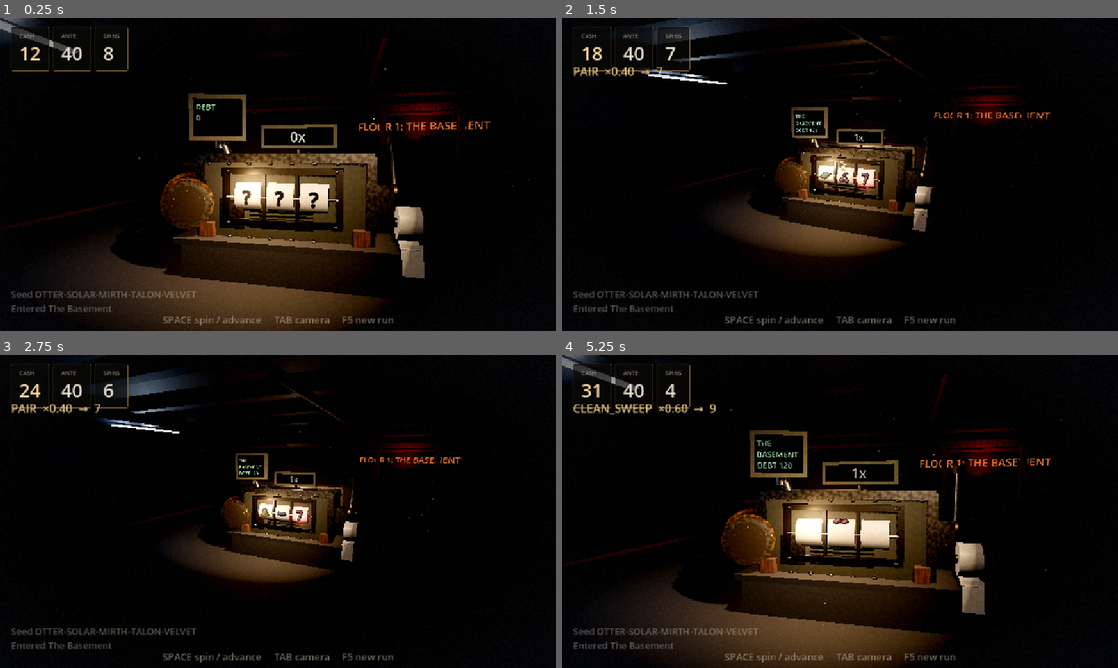
Above: before the commit, frames 1-4 (two rows, left to right).
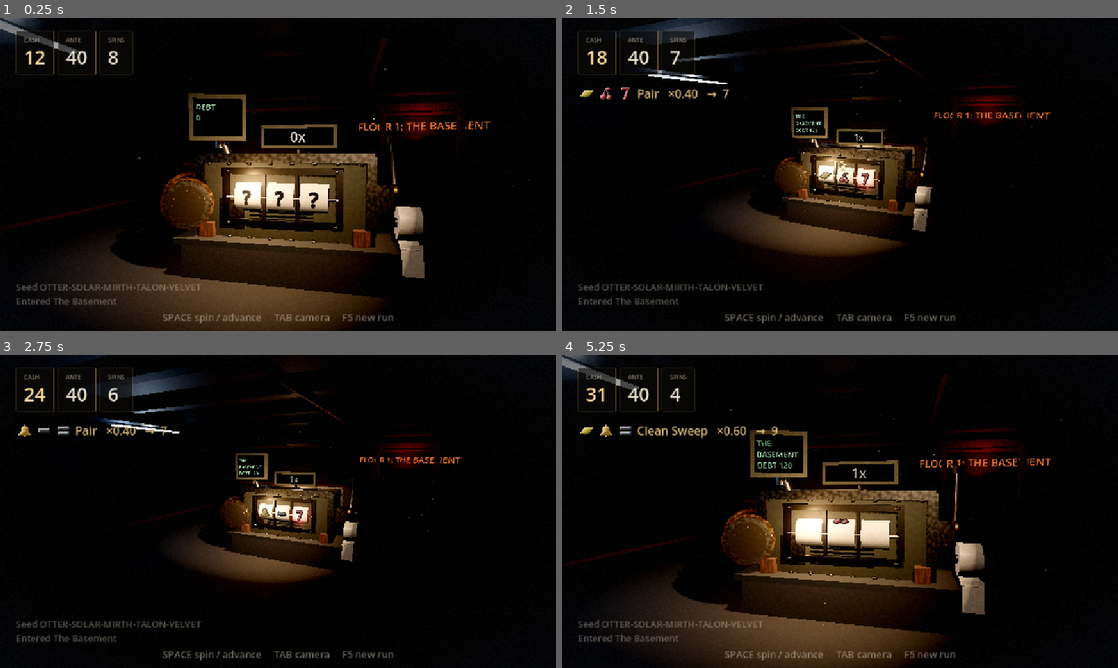
Above: after the commit, the same moments.

Repository: 11wallial/mum-birthday-weekend
Game: Godot game, scene res://scenes/3d/casino_room.tscn
Same seed, same stepped clock (60 frames per second), same inputs: the game is played once before the commit and once after it.
Inputs (mouse positions are in pixels of both pictures, inside the frame that each line leads up to):
- Up to frame 1 (0.25 s): no input
- Up to frame 2 (1.5 s): tap Enter (bb_confirm) at 0.5 s; move the mouse to (962, 158) at 0.52 s; hold Space (bb_advance) 0.53-1.28 s; click (962, 158) at 0.67 s; move the mouse to (728, 190) at 1.27 s; tap Tab (bb_camera) at 1.35 s; click (728, 190) at 1.42 s
- Up to frame 3 (2.75 s): move the mouse to (333, 442) at 2.02 s; hold Enter (bb_confirm) from 2.03 s (still down); click (333, 442) at 2.17 s
- Up to frame 4 (5.25 s): move the mouse to (812, 574) at 2.77 s; release Enter (bb_confirm) at 2.78 s; tap Space (bb_advance) at 2.85 s; click (812, 574) at 2.92 s; move the mouse to (1006, 558) at 3.52 s; hold Tab (bb_camera) 3.53-4.28 s; click (1006, 558) at 3.67 s; move the mouse to (673, 464) at 4.27 s; tap Enter (bb_confirm) at 4.35 s; click (673, 464) at 4.42 s; move the mouse to (867, 511) at 5.02 s; hold Space (bb_advance) from 5.03 s (still down); click (867, 511) at 5.17 s

The runs differ from the first frame. In frame 1, 2.3% of the frame differs, in the area x 2-71%, y 2-99%; in frame 2, 3.0%; in frame 3, 2.9%; in frame 4, 3.1%.

Commit message:
Carry the symbols through the scoring readout and the draft
The drawings only paid for themselves on the reels. Now the same nine appear
wherever the game talks about what landed.

The payline readout leads with the three symbols of the spin, then names the
pattern and the payout. A player checking the machine against the HUD no longer
has to translate between "CH CH BL" and what is actually printed on the drums —
it is the same drawing in both places.

A draft row badges the symbol its artifact singles out. "+4 draw weight on Lucky
Seven" is a sentence; the seven itself is the thing the player is about to go
looking for on the reels. Most artifacts apply to every symbol and carry no
badge, because one on all of them would say nothing.

Both are asserted rather than eyeballed. Four of the twenty-six shipped
artifacts name a symbol, so a draft that happens to roll one is rare enough that
a screenshot proves nothing either way; there is also a test that an artifact
naming a symbol with no drawing leaves no blank badge behind.

The HUD's row offsets now scale with its type. They were authored against 27px
gauge values, so scaling the type up on a phone without moving anything left the
payline row where a much shorter gauge box used to end — landing it on top of
them.

133/133 pass.

Co-Authored-By: Claude Opus 5 <noreply@anthropic.com>
Claude-Session: https://claude.ai/code/session_01QE67eTNkeMzNdUncixHbtk

Diff:
--- a/break-the-bank/scenes/ui/hud.tscn
+++ b/break-the-bank/scenes/ui/hud.tscn
@@ -115,14 +115,24 @@
 theme_override_font_sizes/font_size = 27
 text = "0"
 
-[node name="Line" type="Label" parent="."]
+[node name="LineRow" type="HBoxContainer" parent="."]
 anchors_preset = 0
 offset_left = 22.0
-offset_top = 92.0
-offset_right = 620.0
-offset_bottom = 116.0
+offset_top = 90.0
+offset_right = 680.0
+offset_bottom = 126.0
+theme_override_constants/separation = 6
+alignment = 0
+
+[node name="Icons" type="HBoxContainer" parent="LineRow"]
+layout_mode = 2
+theme_override_constants/separation = 3
+
+[node name="Line" type="Label" parent="LineRow"]
+layout_mode = 2
 modulate = Color(0.92, 0.79, 0.52, 0.92)
 theme_override_font_sizes/font_size = 17
+vertical_alignment = 1
 text = ""
 
 [node name="Log" type="Label" parent="."]
--- a/break-the-bank/scripts/presentation/hud.gd
+++ b/break-the-bank/scripts/presentation/hud.gd
@@ -12,7 +12,8 @@
 @export var cash_value_path: NodePath = ^"Gauges/Cash/Rows/Value"
 @export var ante_value_path: NodePath = ^"Gauges/Ante/Rows/Value"
 @export var spins_value_path: NodePath = ^"Gauges/Spins/Rows/Value"
-@export var line_label_path: NodePath = ^"Line"
+@export var line_label_path: NodePath = ^"LineRow/Line"
+@export var line_icons_path: NodePath = ^"LineRow/Icons"
 @export var log_label_path: NodePath = ^"Log"
 @export var prompt_label_path: NodePath = ^"Prompt/Text"
 @export var prompt_panel_path: NodePath = ^"Prompt"
@@ -28,6 +29,7 @@
 var _ante: Label
 var _spins: Label
 var _line: Label
+var _icons: HBoxContainer
 var _log: Label
 var _prompt: Label
 var _prompt_panel: Control
@@ -37,6 +39,10 @@
 ## Spins left on the current floor, tracked here because no event carries the
 ## remaining count — only the floor's total and the fact a spin happened.
 var _spins_left: int = 0
+## The symbols of the spin in progress, in reel order, as they land.
+var _landed: Array[Dictionary] = []
+## Type scale, matched to the window rather than the design viewport.
+var _scale: float = 1.0
 
 
 func _ready() -> void:
@@ -44,6 +50,7 @@
 	_ante = get_node_or_null(ante_value_path) as Label
 	_spins = get_node_or_null(spins_value_path) as Label
 	_line = get_node_or_null(line_label_path) as Label
+	_icons = get_node_or_null(line_icons_path) as HBoxContainer
 	_log = get_node_or_null(log_label_path) as Label
 	_prompt = get_node_or_null(prompt_label_path) as Label
 	_prompt_panel = get_node_or_null(prompt_panel_path) as Control
@@ -70,7 +77,8 @@
 	var window_width: float = float(window.size.x)
 	if window_width <= 0.0:
 		return
-	var scale_up: float = clampf(DESIGN_WIDTH / window_width, 1.0, 2.3)
+	_scale = clampf(DESIGN_WIDTH / window_width, 1.0, 2.3)
+	var scale_up: float = _scale
 	for entry: Array in [
 		[_cash, 27.0], [_ante, 27.0], [_spins, 27.0],
 		[_line, 17.0], [_log, 13.0], [_hint, 14.0], [_prompt, 21.0],
@@ -87,6 +95,33 @@
 	# The boxes have to grow with what is inside them, or scaled-up type just
 	# fills the padding and the gauges read as cramped.
 	_scale_gauge_padding(scale_up)
+	_place_rows(scale_up)
+
+
+## Moves the stacked rows down in step with the type.
+##
+## The offsets in the scene are authored against 27px gauge values. Scaling the
+## type up without moving anything leaves the payline row where a much shorter
+## gauge box used to end, and on a phone it lands on top of them.
+func _place_rows(scale_up: float) -> void:
+	var line_row: Control = get_node_or_null(^"LineRow") as Control
+	if line_row != null:
+		line_row.offset_top = 90.0 * scale_up
+		line_row.offset_bottom = 126.0 * scale_up
+		line_row.offset_left = 22.0 * scale_up
+	var log_label: Control = _log as Control
+	if log_label != null:
+		log_label.offset_top = -96.0 * scale_up
+		log_label.offset_bottom = -34.0 * scale_up
+		log_label.offset_left = 22.0 * scale_up
+	var hint: Control = _hint as Control
+	if hint != null:
+		hint.offset_top = -30.0 * scale_up
+		hint.offset_bottom = -10.0 * scale_up
+	var gauges: Control = get_node_or_null(^"Gauges") as Control
+	if gauges != null:
+		gauges.offset_left = 22.0 * scale_up
+		gauges.offset_top = 18.0 * scale_up
 
 
 func _scale_gauge_padding(scale_up: float) -> void:
@@ -137,11 +172,11 @@
 		EffectBus.Event.SPIN_STARTED:
 			_spins_left = maxi(0, _spins_left - 1)
 			_set_text(_spins, str(_spins_left))
+			_landed.clear()
+		EffectBus.Event.SYMBOL_LANDED:
+			_landed.append(payload)
 		EffectBus.Event.PAYOUT_CALCULATED:
-			_set_text(_line, "%s  ×%.2f  →  %d" % [
-				String(payload.get("pattern", "")), float(payload.get("multiplier", 1.0)),
-				int(payload.get("payout", 0)),
-			])
+			_show_line(payload)
 		EffectBus.Event.ARTIFACT_ACQUIRED:
 			_push("Acquired %s" % String(payload.get("artifact", "")))
 		EffectBus.Event.RUN_ENDED:
@@ -150,6 +185,37 @@
 			pass
 
 
+## Draws the spin's result: the symbols that landed, then what they paid.
+##
+## Showing the symbols rather than naming the pattern is what lets a player
+## check the machine against the readout without translating between them —
+## the same three drawings appear in both places.
+func _show_line(payload: Dictionary) -> void:
+	_set_text(_line, "%s   ×%.2f   →  %d" % [
+		String(payload.get("pattern", "")).capitalize(),
+		float(payload.get("multiplier", 1.0)), int(payload.get("payout", 0)),
+	])
+	if _icons == null:
+		return
+	for child: Node in _icons.get_children():
+		_icons.remove_child(child)
+		child.queue_free()
+	var size: float = 26.0 * _scale
+	for landed: Dictionary in _landed:
+		var tint: Color = landed.get("color", Color.WHITE)
+		var art: ImageTexture = SymbolArt.texture_for(
+				StringName(landed.get("symbol", &"")), tint)
+		if art == null:
+			continue
+		var icon: TextureRect = TextureRect.new()
+		icon.texture = art
+		icon.custom_minimum_size = Vector2(size, size)
+		icon.expand_mode = TextureRect.EXPAND_IGNORE_SIZE
+		icon.stretch_mode = TextureRect.STRETCH_KEEP_ASPECT_CENTERED
+		icon.tooltip_text = String(landed.get("symbol", ""))
+		_icons.add_child(icon)
+
+
 ## Centre-screen callout for the moments that need a decision or an epitaph.
 ## An empty string hides it.
 func set_prompt(text: String) -> void:
--- a/break-the-bank/scripts/presentation/shop_panel.gd
+++ b/break-the-bank/scripts/presentation/shop_panel.gd
@@ -145,6 +145,12 @@
 	head.add_theme_constant_override(&"separation", int(roundf(12.0 * _scale)))
 	head.add_child(_cell("%d." % (index + 1), 17.0,
 			UiSkin.INK_MUTED if affordable else UiSkin.DENIED))
+	# An artifact that only affects one symbol shows that symbol. "+4 draw
+	# weight on Lucky Seven" is a sentence; the seven itself is the thing the
+	# player is about to go looking for on the reels.
+	var badge: TextureRect = _symbol_badge(artifact.symbol_filter, affordable)
+	if badge != null:
+		head.add_child(badge)
 	var name_cell: Label = _cell(artifact.display_name, 17.0,
 			UiSkin.INK if affordable else UiSkin.DENIED)
 	name_cell.size_flags_horizontal = Control.SIZE_EXPAND_FILL
@@ -167,6 +173,28 @@
 	return button
 
 
+## The icon for the symbol an artifact singles out, or null if it applies to
+## every symbol — which most do, and a badge on all of them would say nothing.
+func _symbol_badge(symbol_id: StringName, affordable: bool) -> TextureRect:
+	if symbol_id == &"":
+		return null
+	var symbol: SymbolDef = ContentDB.shared().symbol_by_id(symbol_id)
+	if symbol == null:
+		return null
+	var art: ImageTexture = SymbolArt.texture_for(symbol.id, symbol.color)
+	if art == null:
+		return null
+	var badge: TextureRect = TextureRect.new()
+	badge.texture = art
+	badge.mouse_filter = Control.MOUSE_FILTER_IGNORE
+	badge.custom_minimum_size = Vector2(24.0, 24.0) * _scale
+	badge.expand_mode = TextureRect.EXPAND_IGNORE_SIZE
+	badge.stretch_mode = TextureRect.STRETCH_KEEP_ASPECT_CENTERED
+	badge.modulate = Color(1, 1, 1, 1) if affordable else Color(1, 1, 1, 0.5)
+	badge.tooltip_text = symbol.display_name
+	return badge
+
+
 func _cell(text: String, size: float, tint: Color) -> Label:
 	var label: Label = Label.new()
 	label.text = text
--- a/break-the-bank/tests/unit/test_shop_panel.gd
+++ b/break-the-bank/tests/unit/test_shop_panel.gd
@@ -75,6 +75,40 @@
 			assert_str(shown).contains(_state.shop_offers[i].description)
 
 
+## Only the offers that single out a symbol carry its icon.
+##
+## Asserted rather than looked at: four of the shipped artifacts name a symbol,
+## so a draft that happens to roll one is rare enough that a screenshot proves
+## nothing either way.
+func test_a_row_badges_the_symbol_its_artifact_singles_out() -> void:
+	# The fixtures apply to every symbol, so one is pointed at a real one.
+	_state.shop_offers[0].symbol_filter = &"seven"
+	_panel.open(_state)
+	var rows: Array[Node] = _rows()
+	assert_int(_badges(rows[0]).size()).is_equal(1)
+	for i: int in range(1, rows.size()):
+		assert_int(_badges(rows[i]).size()).is_equal(0)
+
+
+## An artifact naming a symbol with no drawing must not leave a blank badge
+## behind — the icon is dropped and the row reads normally.
+func test_a_symbol_with_no_drawing_gets_no_badge() -> void:
+	_state.shop_offers[0].symbol_filter = &"not_a_real_symbol"
+	_panel.open(_state)
+	assert_int(_badges(_rows()[0]).size()).is_equal(0)
+
+
+func _badges(row: Node) -> Array[Node]:
+	var found: Array[Node] = []
+	var pending: Array[Node] = [row]
+	while not pending.is_empty():
+		var node: Node = pending.pop_back()
+		if node is TextureRect and (node as TextureRect).texture != null:
+			found.append(node)
+		pending.append_array(node.get_children())
+	return found
+
+
 func test_unaffordable_rows_are_shown_but_disabled() -> void:
 	_panel.open(_state)
 	var rows: Array[Node] = _rows()
